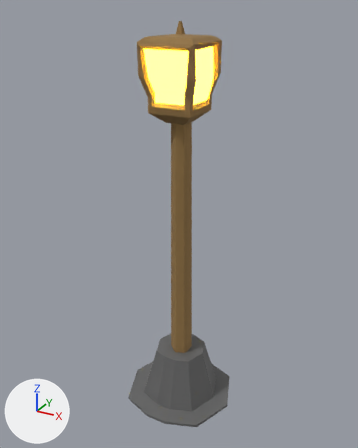
One commit to the Blender file Assets/Graphics/Models/Placeable_Lamp.blend: the scene before it, then after it.
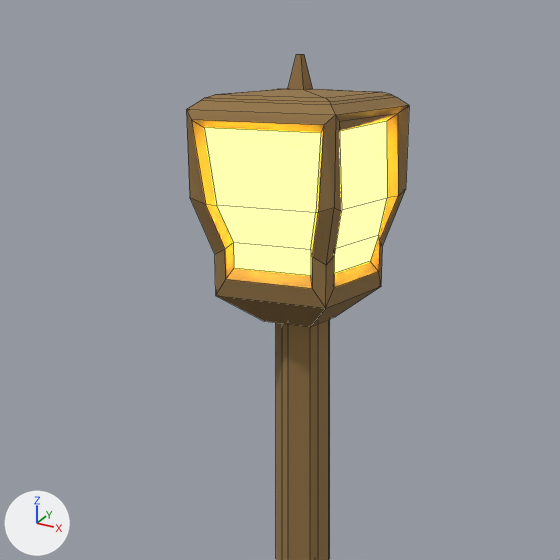
The first picture shows the older version from a 50 mm camera at (2.3, -4.23, 4.32) aimed at (-0.04, 0.04, 2.19). The close-ups show the older and then the newer version on the part from 18% to 78% of the width and 0% to 48% of the height of that picture. Only the edits that show in the close-ups are written down. The lights are fixed; the arrows at lower left show +X, +Y and +Z. The close-ups show mesh edges as thin lines.

The older version as bpy lines, for what is in view:
```python
mat_lamp = principled_material('Lamp')
mat_lamp.base_color = (0.8, 0.515, 0.0)  # yellow #e7be00
mat_lamp.roughness = 1.0
mat_lamp.emission_color = (1.0, 0.697, 0.0169)  # yellow #ffd923
mat_lamp.emission_strength = 25.4
me_cube_001 = bpy.data.meshes.new('Cube.001')
me_cube_001.from_pydata(...)  # 175 vertices, 157 faces; spans x -0.63..0.63, y -0.02..4.18, z -0.61..0.61
# faces by material slot: [45, 100, 12]
me_cube_001.materials.append(mat_stone)  # dark grey #646464
me_cube_001.materials.append(mat_wood)  # brown #947648
me_cube_001.materials.append(mat_lamp)  # yellow #e7be00, glowing yellow #ffd923
ob_cube = bpy.data.objects.new('Cube', me_cube_001)
ob_cube.location = (0.0, 0.016, 0.021)
ob_cube.rotation_euler = (1.571, 0.0, 0.0)  # degrees (90, 0, 0)
```
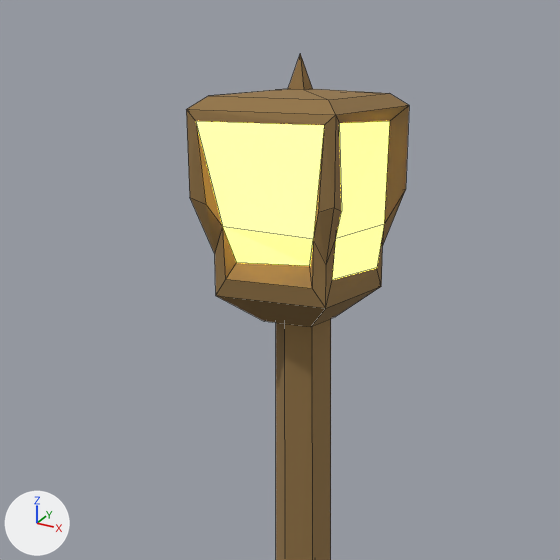
Edits to the bpy script that builds the scene:
```text
Change mat_lamp:
    mat_lamp.base_color: (0.8, 0.515, 0.0) -> (0.8, 0.784, 0.737)  # yellow #e7be00 -> white #e7e5df
    mat_lamp.emission_strength: 25.4 -> 5.0
Change ob_cube:
    add _m = ob_cube.modifiers.new('Decimate', 'DECIMATE')
    add _m.ratio = 0.653
    add _m.iterations = 2
```

Changed parts and their boxes (x1, y1, x2, y2) in the close-ups (560 x 560 px):
'Cube', recoloured, surface changed, modifiers changed
    both: (186, 54, 409, 560)
